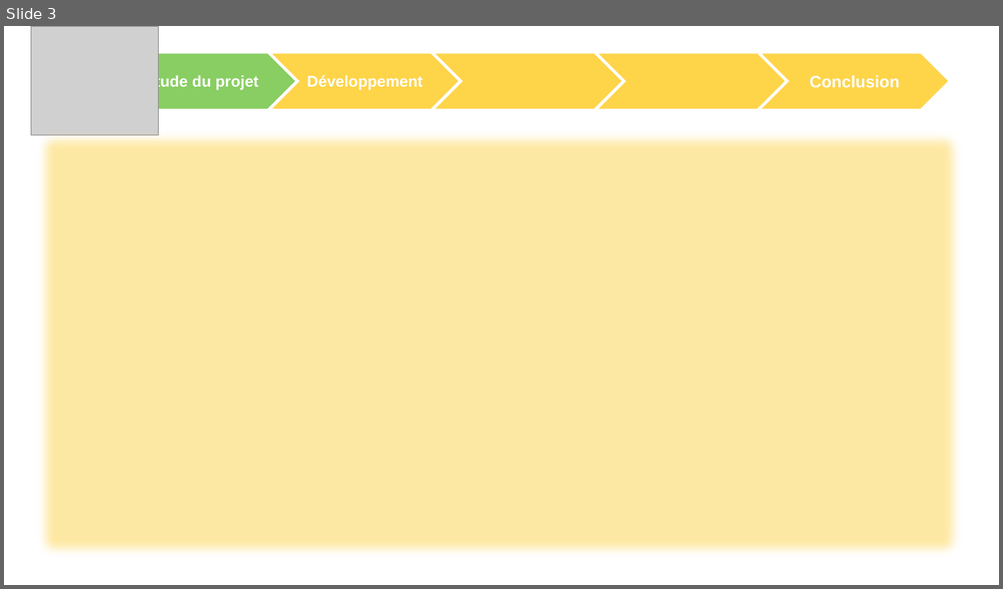
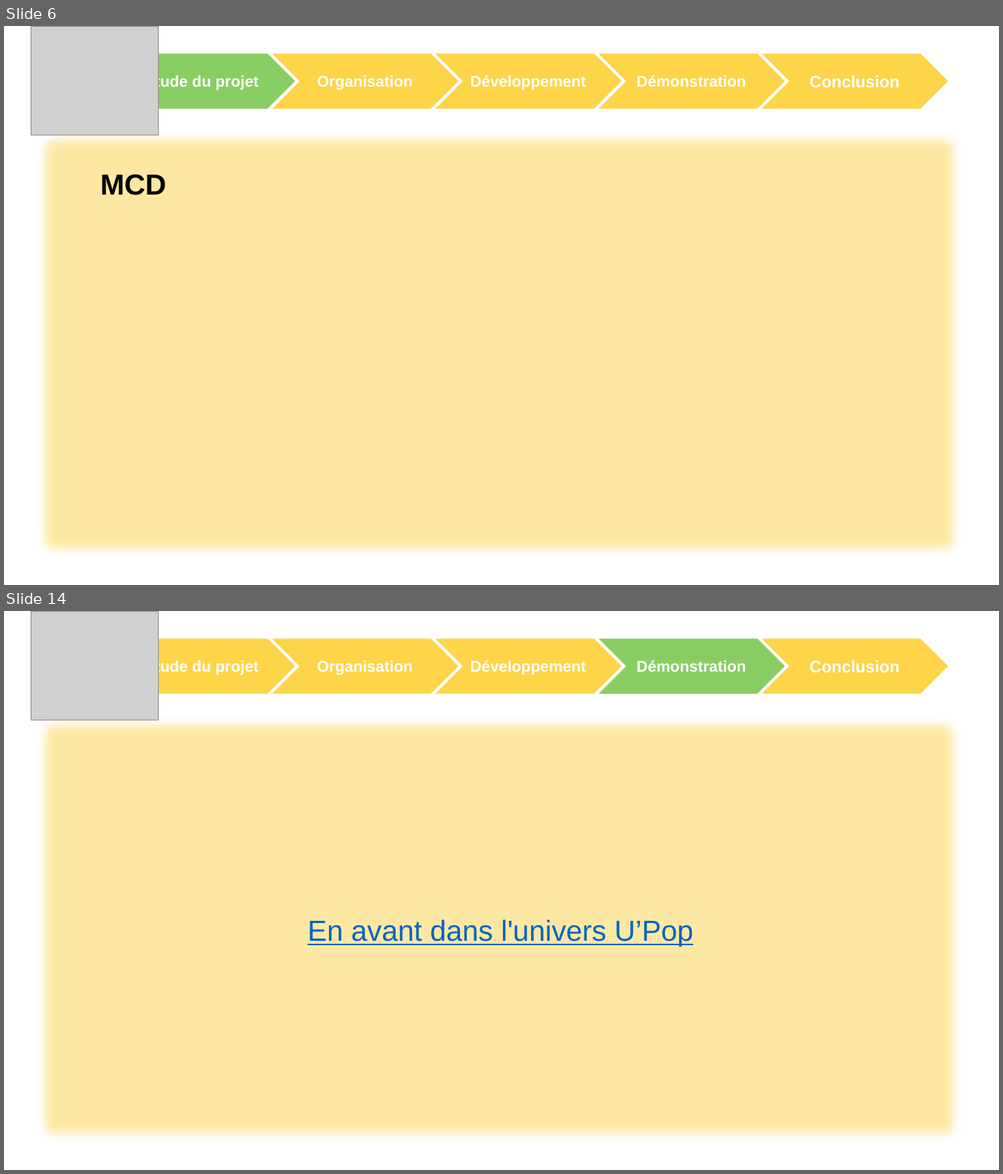
Before and after one commit to ChampemeDylan/UPOP, a slide deck: DIAPO.pptx. Shown one above the other, each under a label of ours: slide 3 before the commit, slides 6 and 14 after it; the slides between them are not shown. The pictures are 1003x589 and 1003x1174 pixels, drawn with LibreOffice and Linux fonts; fonts in the diff are those of the drawing; grey boxes stand for pictures; background and template pictures are left out. Boxes give left, top, right and bottom in pixels: in the first picture for what was removed or moved away, otherwise in the second. Text is boxed around its words. In the diff, an @@ line names an element or a change of style, - is before the commit and + after.

```diff
--- a/DIAPO.pptx
+++ b/DIAPO.pptx
@@ slide 14 added at (x1=4, y1=611, x2=999, y2=1170), background picture (left out) @@
@@ group added at (x1=31, y1=611, x2=949, y2=721): 5 chevrons, 1 picture @@
+Etude du projet
+Conclusion
+Organisation
+Développement
+Démonstration
@@ rectangle added at (x1=31, y1=711, x2=968, y2=1149), fill #FED449 at 50% opacity @@
@@ text added at (x1=307, y1=920, x2=694, y2=947), 28 pt, text #0563C1, underline @@
+En avant dans l'univers U’Pop
@@ what was slide 3 is now slide 6 @@
@@ slide 6 changed as well @@
@@ text in chevron at (x1=317, y1=76, x2=412, y2=90): text changed @@
-Développement
+Organisation
@@ text in chevron at (x1=470, y1=75, x2=586, y2=90): text added @@
+Développement
@@ text in chevron at (x1=636, y1=75, x2=745, y2=87): text added @@
+Démonstration
@@ text added at (x1=100, y1=174, x2=166, y2=195), 28 pt, text #000000, bold @@
+MCD
```
Also in this commit, not shown: 1 other slide changed, 16 other slides added, 1 slide removed.
